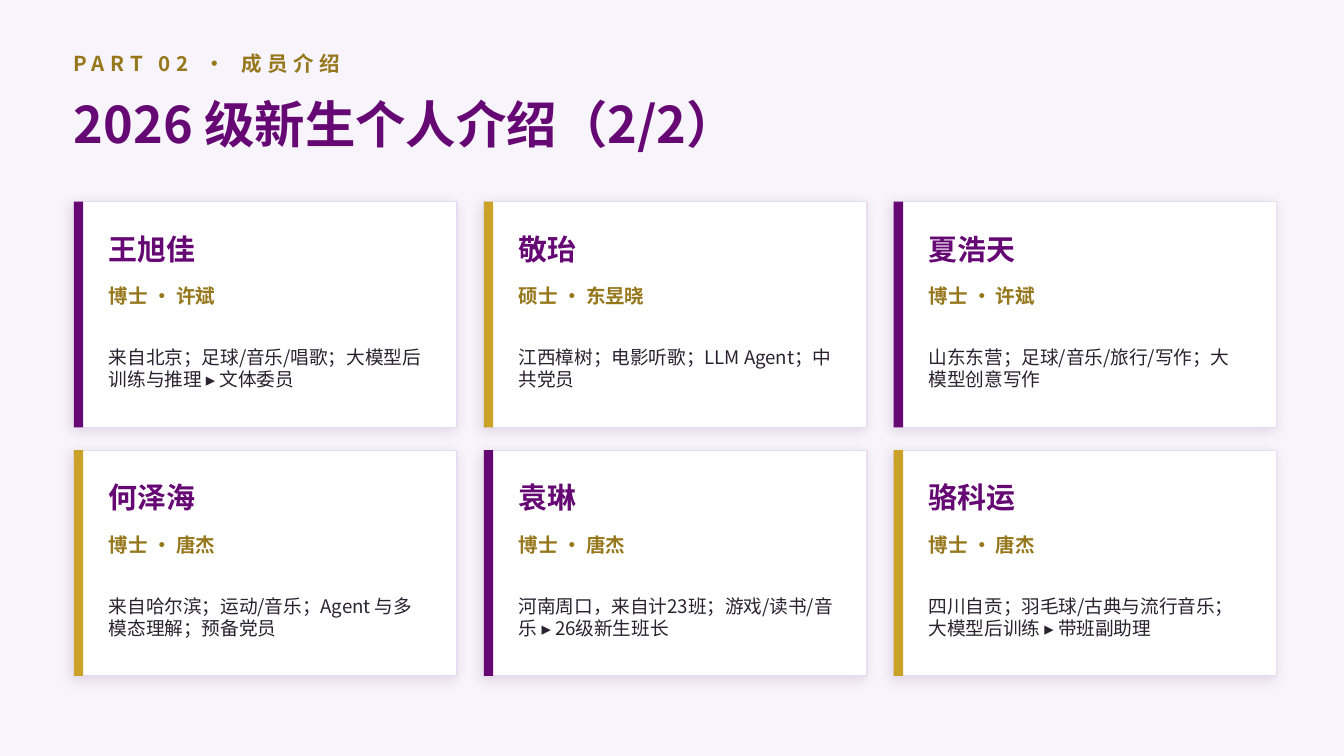
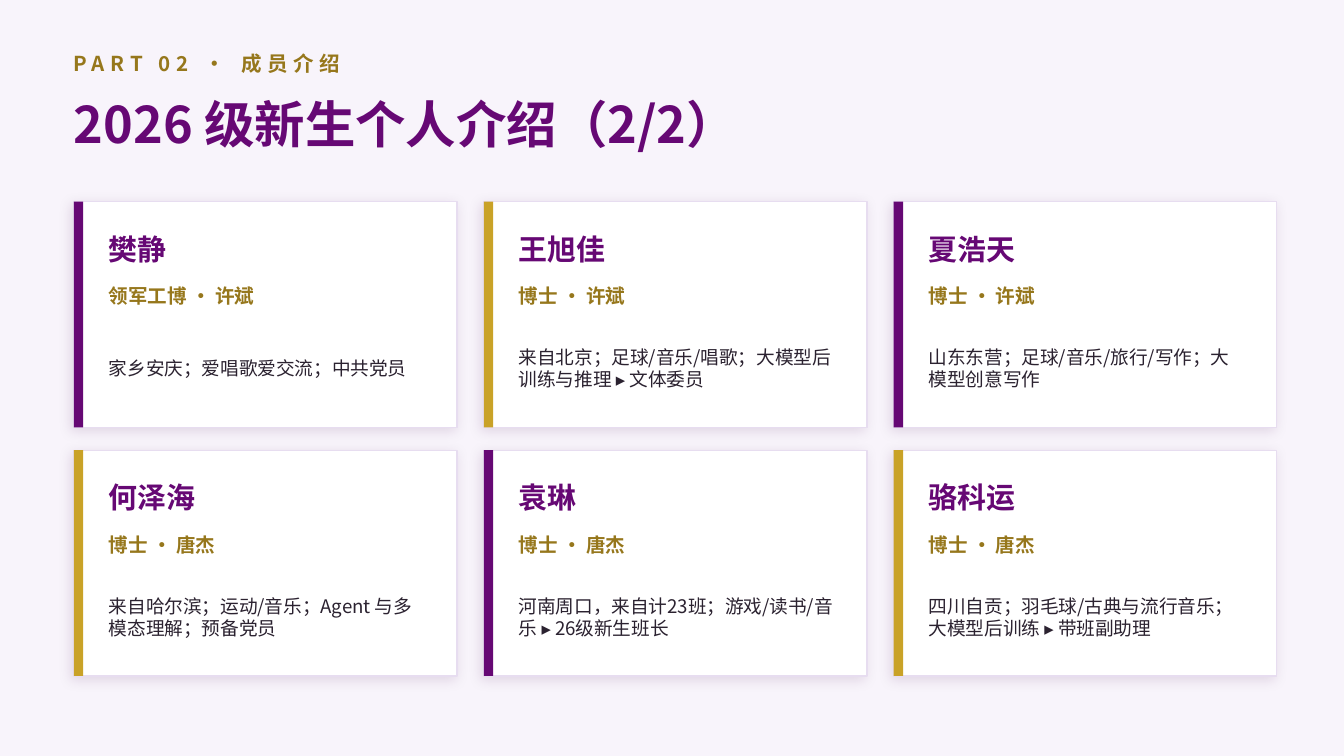
Before and after one commit to dujh22/THUCS53, a slide deck: slide 9 of 公示/相关PPT/2608：计研五三新生班会-杜晋华.pptx. Drawn at 1344x756 pixels with LibreOffice and Linux fonts; fonts in the diff are those of the drawing. Boxes give left, top, right and bottom in pixels: in the first picture for what was removed or moved away, otherwise in the second. Text is boxed around its words. In the diff, an @@ line names an element or a change of style, - is before the commit and + after.

```diff
--- a/公示/相关PPT/2608：计研五三新生班会-杜晋华.pptx
+++ b/公示/相关PPT/2608：计研五三新生班会-杜晋华.pptx
@@ text at (x1=109, y1=235, x2=167, y2=263): text changed @@
-王旭佳
+樊静
@@ text at (x1=519, y1=235, x2=606, y2=263): text changed @@
-敬珆
+王旭佳
@@ text at (x1=109, y1=286, x2=254, y2=305): text changed @@
-博士 · 许斌
+领军工博 · 许斌
@@ text at (x1=519, y1=286, x2=625, y2=305): text changed @@
-硕士 · 东昱晓
+博士 · 许斌
@@ text at (x1=109, y1=359, x2=407, y2=378): text changed @@
-来自北京；足球/音乐/唱歌；大模型后训练与推理 ▸ 文体委员
+家乡安庆；爱唱歌爱交流；中共党员
@@ text at (x1=519, y1=348, x2=831, y2=388): text changed @@
-江西樟树；电影听歌；LLM Agent；中共党员
+来自北京；足球/音乐/唱歌；大模型后训练与推理 ▸ 文体委员
```
Also in this commit, not shown: 1 other slide changed.
